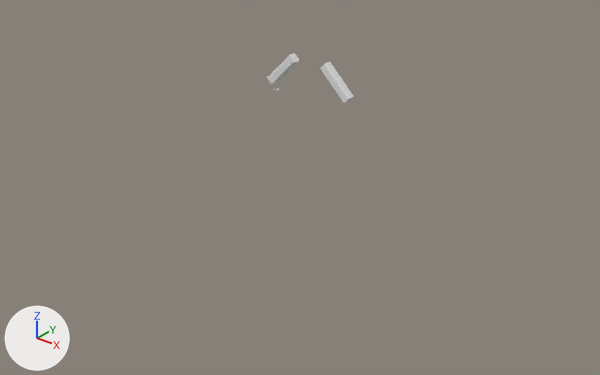
An edit to the Blender file oldgoldmine-scene/Beams/beams.blend, drawn before and after from the same camera.
Camera for both pictures: a 50 mm lens placed at (30.1, -38.6, 20.5), pointed at (0.8, -1.9, -2.2). Lighting does not change. The marker at lower left points along +X, +Y and +Z.

Objects in the first picture: 'Corners'.
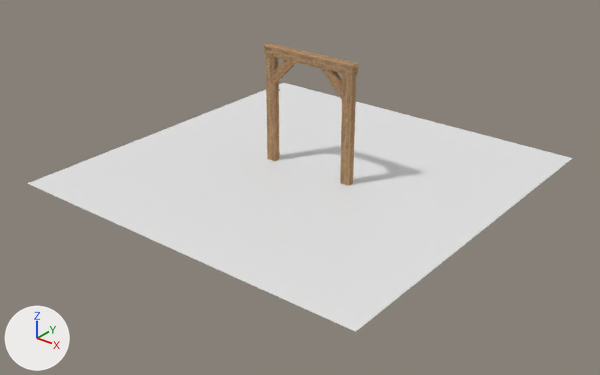
What differs and where, as boxes (x1, y1, x2, y2) in the pictures (600 x 375 px):
'Plane', added: after (27, 83, 572, 332)
'VerticalBeam', added: after (266, 55, 356, 186)
'HorizontalBeam', added: after (264, 43, 358, 76)
'Corners', reshaped, moved: before (267, 53, 354, 103); after (274, 60, 342, 100)
part 1 of me_cunurbspath_002, deleted: before (289, 53, 299, 62)
part 2 of me_cunurbspath_002, recoloured: before (267, 56, 354, 103); after (274, 60, 342, 100)

Diff of the bpy script that builds the scene:
```diff
--- a/oldgoldmine-scene/Beams/beams.blend.py
+++ b/oldgoldmine-scene/Beams/beams.blend.py
@@ mat_woodbeams @@
+mat_woodbeams = bpy.data.materials.new('WoodBeams')
+# uses the picture img_beams_woodnormalmap_jpg
+# uses the picture img_beams_woodtexture_jpg
@@ mat_woodbeams_001 @@
+mat_woodbeams_001 = bpy.data.materials.new('WoodBeams.001')
+# uses the picture img_beams_woodnormalmap_jpg_001
+# uses the picture img_beams_woodtexture_jpg_001
@@ me_cunurbspath_002 @@
 # used by ob_corners; parent = ob_shape; location = (0.00209, 0.0, 4.391); scale = (1.72, 1.73, 1.75)
 # verts and faces of me_cunurbspath_002; kept vertices keep their numbers, new ones are numbered from 32
-me_cunurbspath_002.from_pydata(...)  # 32 vertices, 18 faces; spans x -1.856..-0.566, y -0.168..0.168, z -0.639..0.639
+me_cunurbspath_002.from_pydata(...)  # 32 vertices, 16 faces; spans x -1.856..-0.566, y -0.168..0.168, z -0.639..0.639
+# me_cunurbspath_002 part 1
+delete_faces([(0, 21, 31, 30, 29, 28, 27, 26, 4, 25, 24, 3, 2, 23, 22, 1)])
+# me_cunurbspath_002 part 2: 16 faces spanning x -1.856..-0.566, y -0.168..0.168, z -0.639..0.639 switch from no material to mat_woodbeams
@@ me_plane @@
+me_plane.from_pydata([(-1.0, -1.0, 0.0), (1.0, -1.0, 0.0), (-1.0, 1.0, 0.0), (1.0, 1.0, 0.0)], [], [(0, 1, 3, 2)])
@@ ob_corners @@
 ob_corners = bpy.data.objects.new('Corners', me_cunurbspath_002)
-ob_corners.parent = ob_shape
+ob_corners.parent = ob_verticalbeam
 ob_corners.matrix_parent_inverse = Matrix(((0.58, 0.0, 0.0, 0.0), (0.0, 0.579, 0.0, 0.0), (0.0, 0.0, 0.571, 1.143), (0.0, 0.0, 0.0, 1.0)))
@@ ob_verticalbeam @@
+ob_verticalbeam = bpy.data.objects.new('VerticalBeam', me_cunurbspath_001_1)  # 48 vertices, 34 faces; spans x -1.94..-1.54, y -0.2..0.2, z 0.0..4.07; modifiers MIRROR
+ob_verticalbeam.location = (0.0, 0.0, -2.0)
+ob_verticalbeam.scale = (1.72, 1.38, 1.75)
@@ ob_horizontalbeam @@
+ob_horizontalbeam = bpy.data.objects.new('HorizontalBeam', me_cunurbspath_000)  # 64 vertices, 49 faces; spans x -1.93..-1.53, y -0.21..0.21, z 0.0..1.96; modifiers MIRROR
+ob_horizontalbeam.location = (0.0, 0.0, 8.44)
+ob_horizontalbeam.rotation_euler = (0.0, 4.712, 0.0)  # degrees (0, 270, 0)
+ob_horizontalbeam.scale = (1.72, 1.38, 1.75)
@@ ob_plane @@
+ob_plane = bpy.data.objects.new('Plane', me_plane)
+ob_plane.location = (0.0, 0.0, -2.0)
+ob_plane.scale = (12.5, 12.5, 12.5)
```
